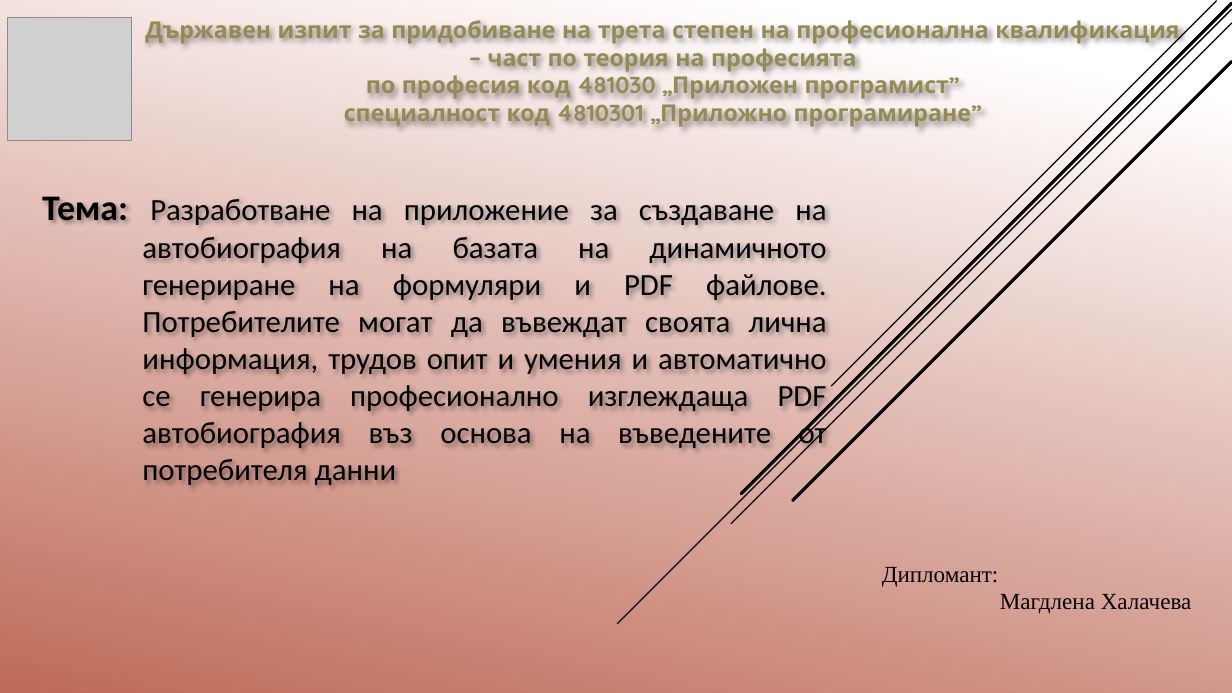
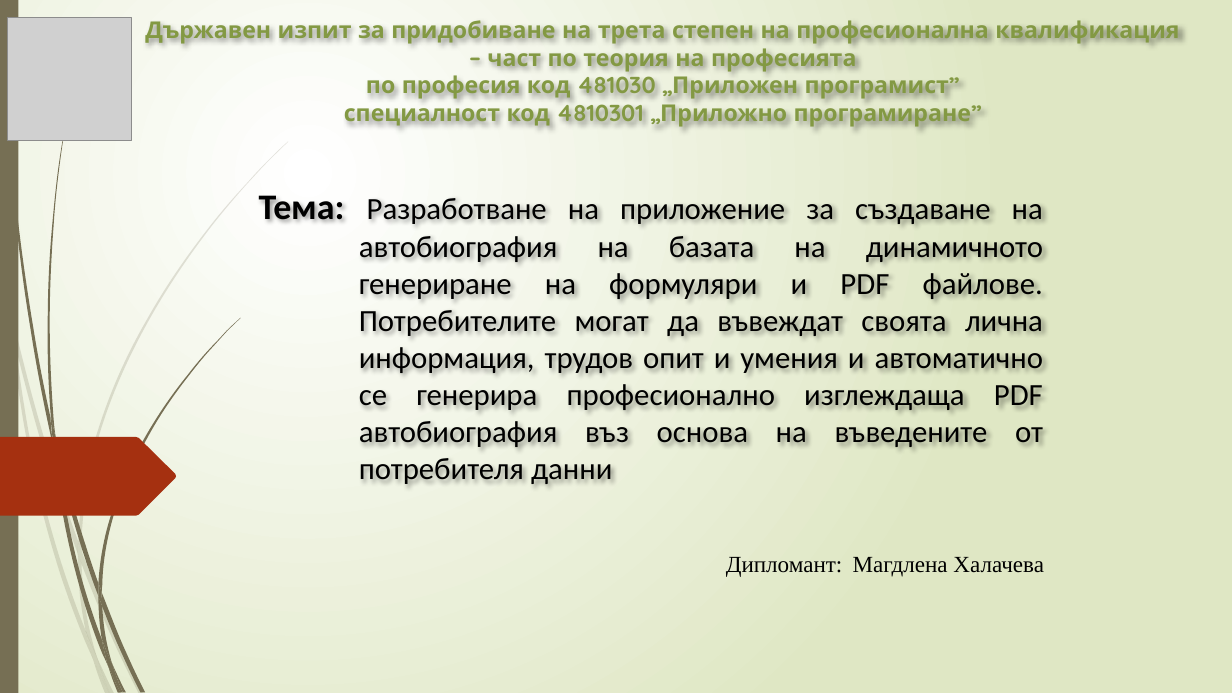
Before and after one commit to pgee-dzi2024/Theme_18, a slide deck: slide 1 of 18 Магдалена Халачева/Защита теория.pptx. Drawn at 1232x693 pixels with LibreOffice and Linux fonts; fonts in the diff are those of the drawing; grey boxes stand for pictures. Boxes give left, top, right and bottom in pixels: in the first picture for what was removed or moved away, otherwise in the second. Text is boxed around its words. In the diff, an @@ line names an element or a change of style, - is before the commit and + after.

```diff
--- a/18 Магдалена Халачева/Защита теория.pptx
+++ b/18 Магдалена Халачева/Защита теория.pptx
@@ background gradient #FFFFFF to #C26A56 to gradient #FFFFFF to #DFE8C4 @@
@@ rectangle added at (x1=0, y1=0, x2=18, y2=693), fill #766F54 @@
@@ text "Държавен изпит за придобиване на ..." at (x1=145, y1=17, x2=1179, y2=127): text colour #948A54 to #839943 @@
@@ line removed from (1232, 9) to (617, 624) @@
@@ line removed from (1232, 23) to (731, 524) @@
@@ line removed from (1232, 4) to (741, 494) @@
@@ line removed from (1216, 1) to (832, 386) @@
@@ line removed from (1232, 62) to (793, 501) @@
@@ text "Тема: Разработване на приложение за ..." moved from (x1=42, y1=196, x2=827, y2=485) to (x1=259, y1=195, x2=1043, y2=484) @@
@@ freeform shape added at (x1=0, y1=437, x2=177, y2=516), fill #A53010 @@
@@ text at (x1=726, y1=557, x2=1044, y2=577): text changed @@
-Дипломант:
-Магдлена Халачева
+Дипломант: Магдлена Халачева
@@ group added at (x1=0, y1=141, x2=288, y2=693): 10 freeform shapes @@
@@ group added at (x1=3, y1=0, x2=240, y2=693): 12 freeform shapes @@
```
Also in this commit, not shown: 5 other slides changed, 4 slides added, 4 slides removed, 21 other files.
